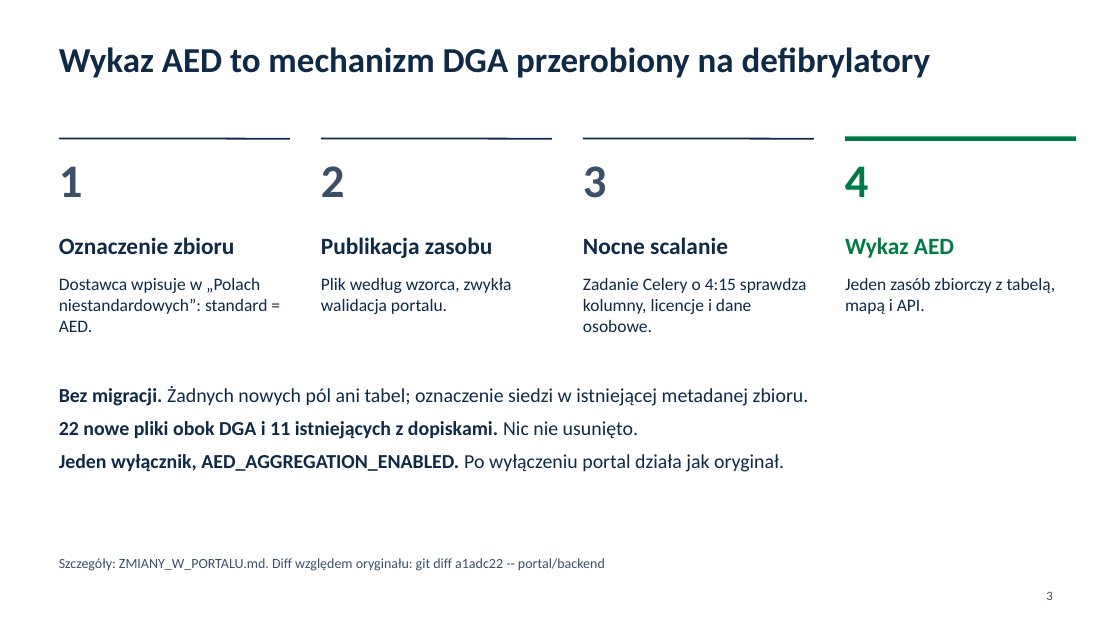
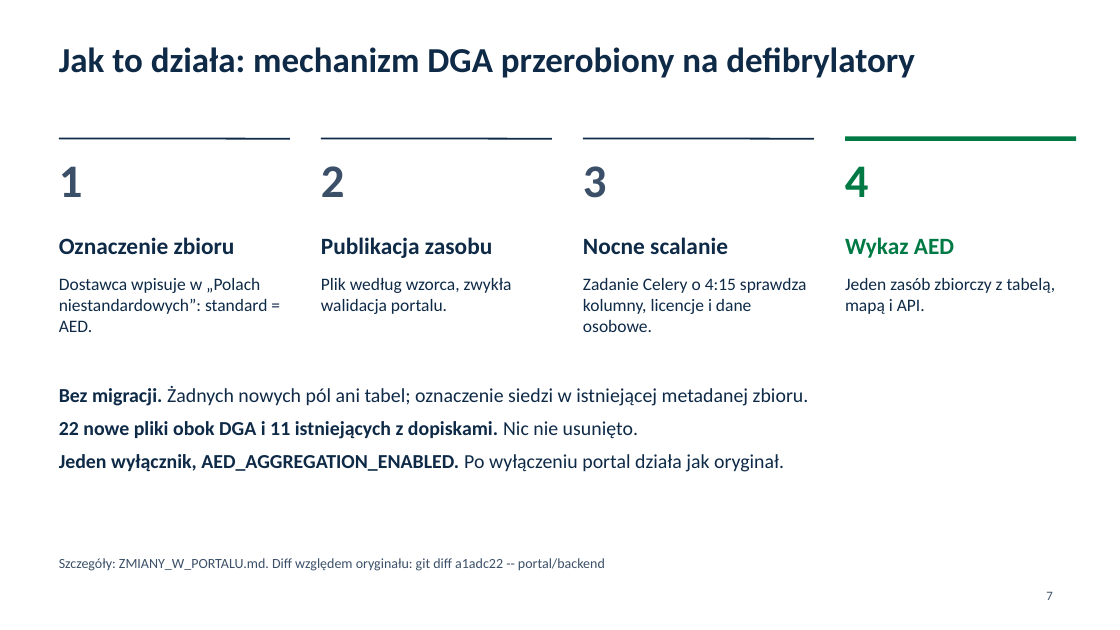
Before and after one commit to Bleidhu/Hack_Nation_2026_Open_AED, a slide deck: slide 7 of ZGLOSZENIE/prezentacja/dane_przezycie_prezentacja.pptx (slide 3 before the commit). Drawn at 1120x630 pixels with LibreOffice and Linux fonts; fonts in the diff are those of the drawing. Boxes give left, top, right and bottom in pixels: in the first picture for what was removed or moved away, otherwise in the second. Text is boxed around its words. In the diff, an @@ line names an element or a change of style, - is before the commit and + after.

Commit message:
Prezentacja: nowa linia opowieści (problem, źródła, potrzeby i pola wzorca, mechanizm, zrzuty, dodatki, ograniczenia, akcja z korzyściami), teksty po miodkuj i unslop

```diff
--- a/ZGLOSZENIE/prezentacja/dane_przezycie_prezentacja.pptx
+++ b/ZGLOSZENIE/prezentacja/dane_przezycie_prezentacja.pptx
@@ title at (59,47,915,78): text changed @@
-Wykaz AED to mechanizm DGA przerobiony na defibrylatory
+Jak to działa: mechanizm DGA przerobiony na defibrylatory
@@ page number at (1046,591,1052,600): text changed @@
-3
+7
```
Also in this commit, not shown: 4 other slides changed, 5 slides added, 1 slide removed, 9 other files.
